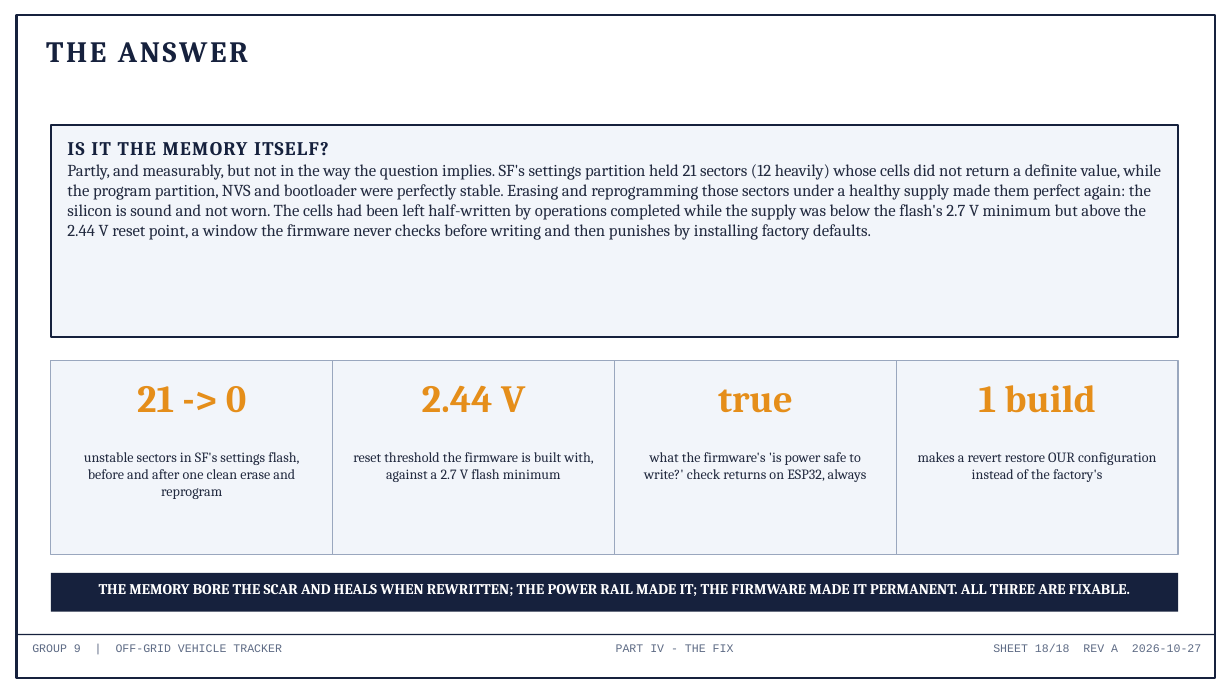
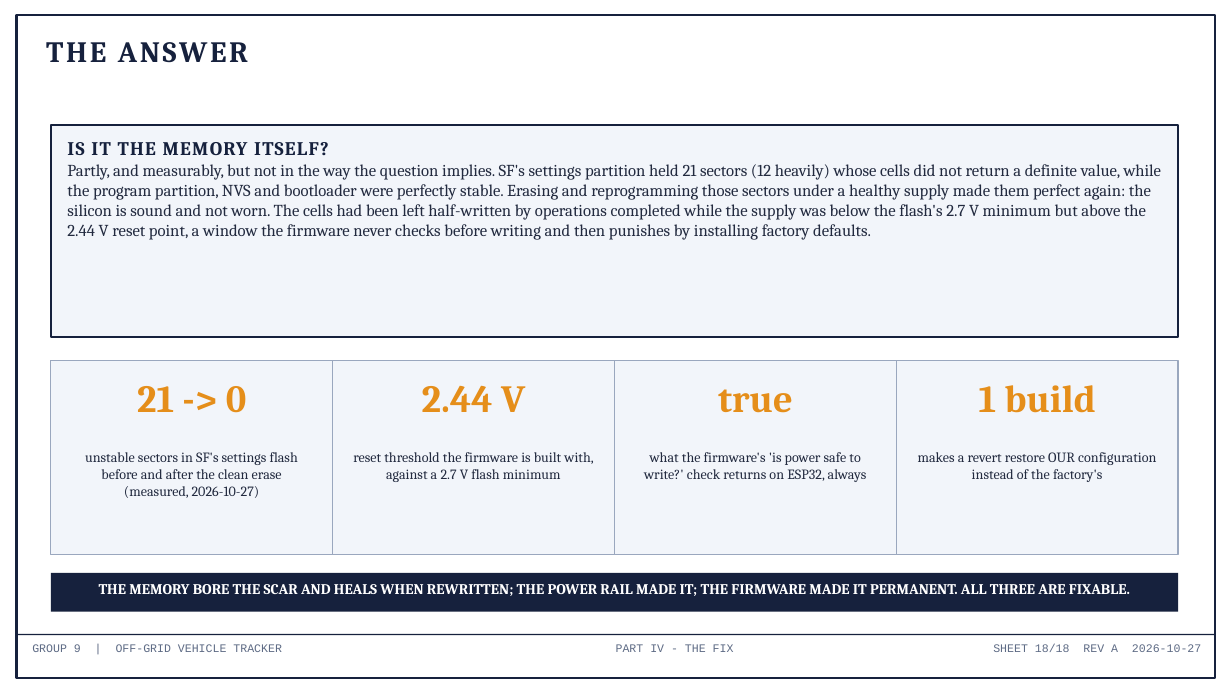
Before and after one commit to deosgracius/offgrid-vehicle-tracker, a slide deck: slide 18 of docs/presentations/Group9_ConfigLoss_RootCause.pptx. Drawn at 1232x693 pixels with LibreOffice and Linux fonts; fonts in the diff are those of the drawing. Boxes give left, top, right and bottom in pixels: in the first picture for what was removed or moved away, otherwise in the second. Text is boxed around its words. In the diff, an @@ line names an element or a change of style, - is before the commit and + after.

```diff
--- a/docs/presentations/Group9_ConfigLoss_RootCause.pptx
+++ b/docs/presentations/Group9_ConfigLoss_RootCause.pptx
@@ text at bbox=[85, 452, 298, 498]: text changed @@
-unstable sectors in SF's settings flash, before and after one clean erase and reprogram
+unstable sectors in SF's settings flash before and after the clean erase (measured, 2026-10-27)
```
Also in this commit, not shown: 3 other slides changed, 6 other files.
